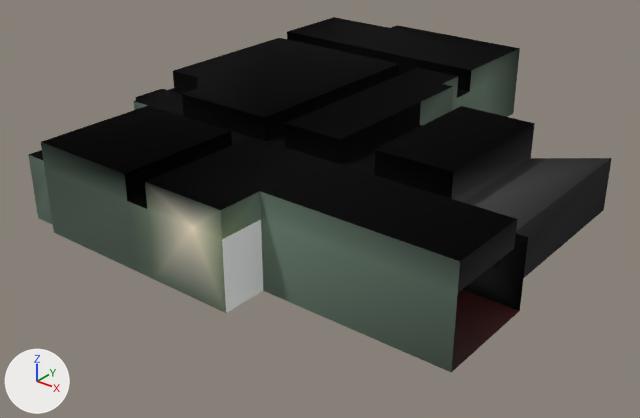
Two versions of the glTF model assets/MainBarArea.glb, one commit apart.
One viewpoint serves both versions: a 50 mm lens placed at (22.9, -28.6, 15.8), pointed at (2.1, -2.5, -0.4). Every picture has the same lights, and +X, +Y and +Z are marked at lower left. Where no turn or scale is listed for an object, it has been applied to the vertices. Vertices at the same position are counted once.

Names of what the first picture shows: 'ROOM', 'ROOM.001', 'ROOM.002', 'ROOM.003', 'ROOM.004', 'ROOM.005', 'ROOM.006', 'ROOM.011', 'ROOM.013', 'ROOM.014', 'ROOM.015', 'ROOM.016', 'ROOM.018', 'ROOM.020'.
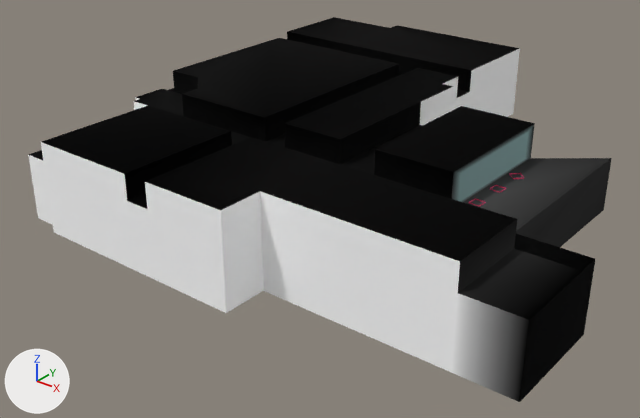
Where the newer file only moved an object's origin or applied its transform, the numbers keep the older frame.

The change, as a list of edits to the scene's bpy script:
```text
Add mat_tiletop:
    mat_tiletop = bpy.data.materials.new('Tiletop')
    mat_tiletop.use_nodes = True; mat_tiletop.node_tree.nodes.clear()
    _N = mat_tiletop.node_tree.nodes; _L = mat_tiletop.node_tree.links
    n0 = _N.new('ShaderNodeBsdfPrincipled'); n0.name = 'Principled BSDF'
    n0.inputs[1].default_value = 1.0  # 'Metallic'
    n0.inputs[2].default_value = 1.0  # 'Roughness'
    n1 = _N.new('ShaderNodeOutputMaterial'); n1.name = 'Material Output'
    n2 = _N.new('ShaderNodeVertexColor'); n2.name = 'Color Attribute'
    _L.new(n0.outputs[0], n1.inputs[0])  # 'BSDF' to 'Surface'
    _L.new(n2.outputs[0], n0.inputs[0])  # 'Color' to 'Base Color'
Add mat_door:
    mat_door = bpy.data.materials.new('DOOR')
    mat_door.use_nodes = True; mat_door.node_tree.nodes.clear()
    _N = mat_door.node_tree.nodes; _L = mat_door.node_tree.links
    n0 = _N.new('ShaderNodeBsdfPrincipled'); n0.name = 'Principled BSDF'
    n0.inputs[1].default_value = 1.0  # 'Metallic'
    n0.inputs[2].default_value = 1.0  # 'Roughness'
    n1 = _N.new('ShaderNodeOutputMaterial'); n1.name = 'Material Output'
    n2 = _N.new('ShaderNodeVertexColor'); n2.name = 'Color Attribute'
    _L.new(n0.outputs[0], n1.inputs[0])  # 'BSDF' to 'Surface'
    _L.new(n2.outputs[0], n0.inputs[0])  # 'Color' to 'Base Color'
Change me_curve_001:
    verts and faces of me_curve_001; kept vertices keep their numbers, new ones are numbered from 112
    remove me_curve_001.from_pydata(...)  # 112 vertices, 144 faces; spans x -8.7..11.6, y -10.6..7.1, z 2.7..3.8
    add me_curve_001.from_pydata(...)  # 115 vertices, 149 faces; spans x -8.7..13.8, y -10.6..7.1, z 2.7..3.8
    me_curve_001 part 1
    add for new, old in zip([112, 113, 114], [6, 9, 49]): verts[new] = verts[old] + (2.2, 0.0, 0.0)
    add faces += [(6, 112, 49), (49, 112, 114), (9, 49, 114), (9, 114, 113), (112, 113, 114)]
Change me_curve_012:
    where me_curve_012.from_pydata(...)  # 14 vertices, 12 faces; spans x -8.7..-6.64, y -3.48..-1.44, z 0.0..2.73
    me_curve_012 part 2: 12 kept faces spanning x -8.7..-6.64, y -3.48..-1.44, z 0.0..2.73 get new vertex colours
    add me_curve_012.materials.append(mat_door)
Change me_curve_014:
    where me_curve_014.from_pydata(...)  # 9 vertices, 8 faces; spans x -6.64..-5.1, y -10.21..-3.48, z 0.0..2.73
    me_curve_014 part 3: 3 faces spanning x -6.64..-5.1, y -10.21, z 0.0..2.73 switch from mat_base to mat_door
    add me_curve_014.materials.append(mat_tablesides)
Change me_curve_015:
    where me_curve_015.from_pydata(...)  # 21 vertices, 22 faces; spans x -5.1..4.13, y -10.58..-8.76, z 0.0..3.75
    me_curve_015 part 4: 20 faces spanning x -5.1..4.13, y -10.58..-8.76, z 0.0..3.75 switch from mat_base to mat_f3dlite_material_001
    me_curve_015 part 5: 2 faces spanning x 4.13, y -10.58..-8.76, z 0.0..2.73 switch from mat_base to mat_door
Change me_curve_016:
    verts and faces of me_curve_016; kept vertices keep their numbers, new ones are numbered from 6
    remove me_curve_016.from_pydata(...)  # 6 vertices, 4 faces; spans x 4.13..11.59, y -8.76, z 0.0..3.75
    add me_curve_016.from_pydata(...)  # 8 vertices, 6 faces; spans x 4.13..13.82, y -8.76, z 0.0..3.75
    me_curve_016 part 6
    add verts[6] = (13.82, -8.76, 0.0)  # pixel (519, 402)
    add verts[7] = (13.82, -8.76, 2.73)  # pixel (529, 320)
    add faces += [(0, 1, 7), (0, 7, 6)]
    me_curve_016 part 7: 4 faces spanning x 4.13..11.59, y -8.76, z 0.0..3.75 switch from mat_base to mat_f3dlite_material_001
Change me_curve_019:
    where me_curve_019.from_pydata(...)  # 22 vertices, 22 faces; spans x 2.79..3.37, y 1.99..11.9, z 0.0..3.75
    me_curve_019 part 8: 22 faces centred in x 2.79..3.37, y 2.86..10.92, z 0.06..3.41 are repainted in the vertex colours; the middle colour goes from grey #8c9e90 to white #ffffff
Change me_curve_021:
    remove me_curve_021.from_pydata(...)  # 38 vertices, 53 faces; spans x 7.89..11.59, y -4.43..4.6, z 0.0..3.75
    add me_curve_021.from_pydata(...)  # 44 vertices, 63 faces; spans x 7.89..13.82, y -4.43..4.6, z 0.0..3.75
    me_curve_021 part 9
    4 faces are deleted
    4 vertices are added at (8.21, -2.97, 2.42), (8.21, 2.07, 3.53), (8.21, 2.07, 2.42), (8.21, -2.97, 3.53)
    12 new faces join them, mat_tabletop
    me_curve_021 part 10: 37 faces spanning x 7.89..11.59, y -4.43..4.6, z 0.0..2.73 switch from mat_base to mat_tabletop
    add me_curve_021.materials.append(mat_tiletop)
Add ob_room_026:
    ob_room_026 = bpy.data.objects.new('ROOM.026', me_curve_028)  # 4 vertices, 2 faces; spans x 13.82, y -8.76..-4.43, z 0.0..2.73
    ob_room_026.location = (0.93, -0.62, 0.0)
```

What differs and where, as boxes (x1, y1, x2, y2) in the pictures (640 x 418 px):
'ROOM.015', reshaped (35% wider, 16% taller)
    before: (260, 191, 460, 372)
    after: (260, 191, 530, 402)
'ROOM', reshaped (13% wider, 11% taller)
    before: (29, 32, 528, 292)
    after: (29, 32, 595, 320)
'ROOM.026', added
    after: (520, 260, 595, 402)
part 1 of me_curve_001, added
    after: (458, 238, 595, 320)
part 2 of me_curve_012, recoloured
    both: (134, 97, 148, 110)
part 3 of me_curve_014, recoloured (grey to white)
    both: (28, 155, 53, 225)
part 4 of me_curve_015, recoloured (grey to white)
    both: (41, 142, 261, 313)
part 5 of me_curve_015, recoloured
    both: (222, 220, 263, 313)
part 6 of me_curve_016, added
    after: (451, 293, 530, 402)
part 7 of me_curve_016, recoloured (grey to white)
    both: (260, 191, 460, 372)
part 8 of me_curve_019, recoloured
    both: (420, 49, 520, 126)
part 9 of me_curve_021, built on
    both: (452, 123, 535, 202)
part 10 of me_curve_021, recoloured
    before: (462, 158, 562, 311)
    after: (464, 158, 562, 247)
'ROOM.016', unchanged, covered by the edit
    before: (451, 290, 519, 372)
